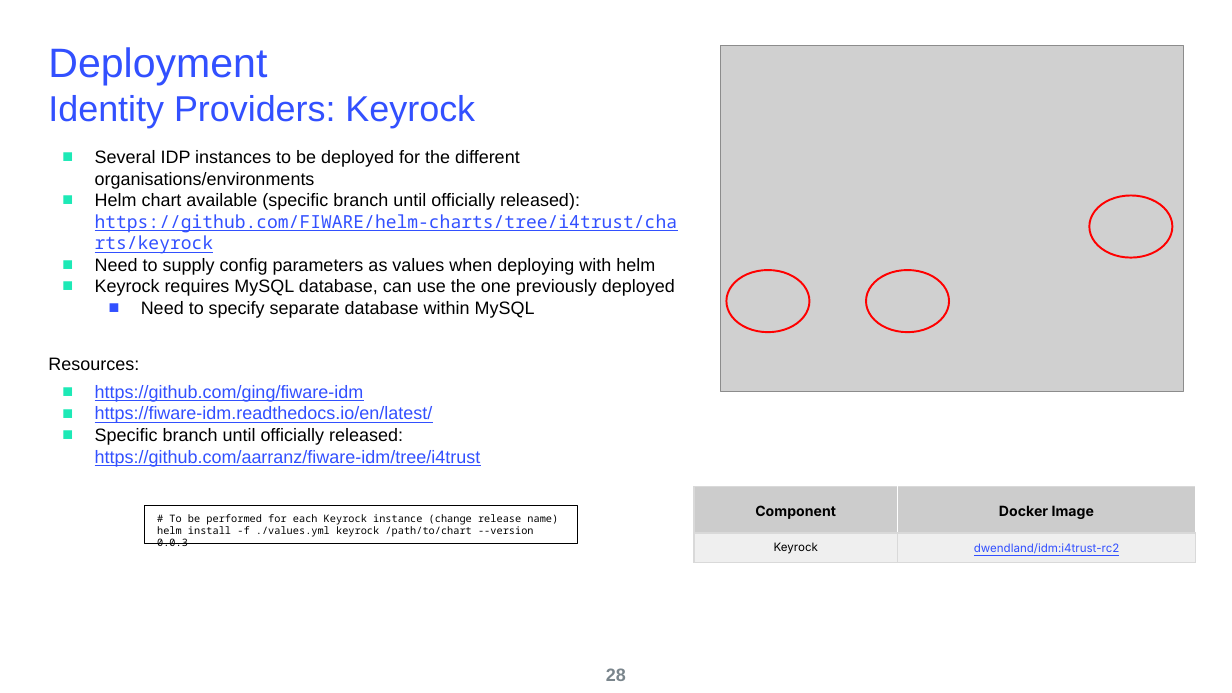
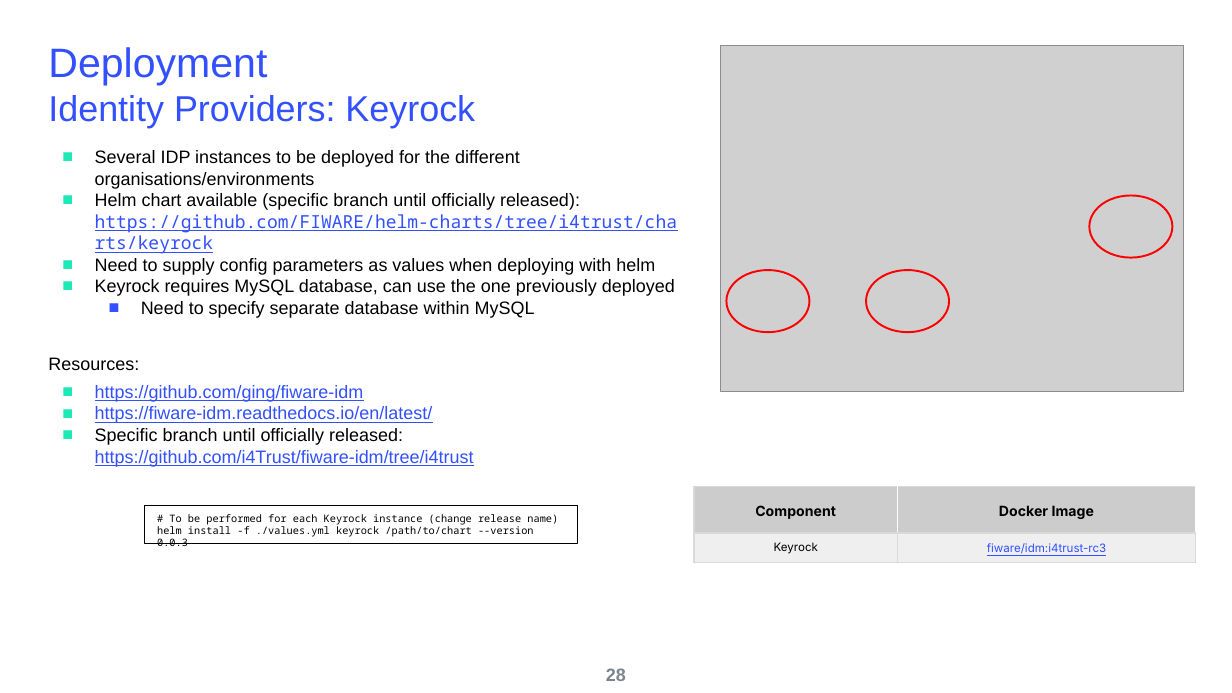
Before and after one commit to i4Trust/training, a slide deck: slide 29 of 2_Technology/Reference_Example-Detailed_walktrough/Slides_Walkthrough.pptx. Drawn at 1232x693 pixels with LibreOffice and Linux fonts; fonts in the diff are those of the drawing; grey boxes stand for pictures; background and template pictures are left out. Boxes give left, top, right and bottom in pixels: in the first picture for what was removed or moved away, otherwise in the second. Text is boxed around its words. In the diff, an @@ line names an element or a change of style, - is before the commit and + after.

Commit message:
Final presentation

```diff
--- a/2_Technology/Reference_Example-Detailed_walktrough/Slides_Walkthrough.pptx
+++ b/2_Technology/Reference_Example-Detailed_walktrough/Slides_Walkthrough.pptx
@@ text at bbox=[95, 450, 474, 467]: text changed @@
-https://github.com/aarranz/fiware-idm/tree/i4trust
+https://github.com/i4Trust/fiware-idm/tree/i4trust
@@ table at bbox=[694, 487, 1195, 693] @@
-row 2, column 2: dwendland/idm:i4trust-rc2
+row 2, column 2: fiware/idm:i4trust-rc3
```
Also in this commit, not shown: 7 other slides changed, 1 slide added, 1 other file.
